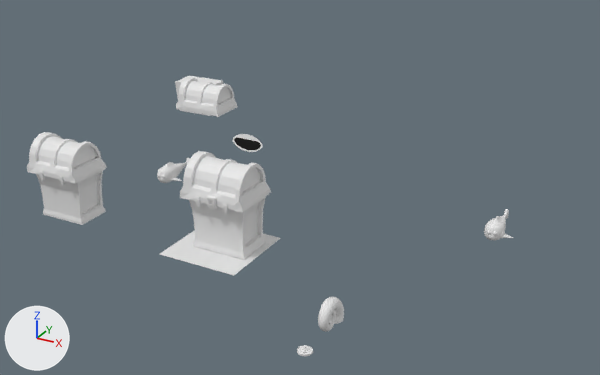
An edit to the Blender file obj_treasureBox_esandiOnara_0359.blend, drawn before and after from the same camera.
Both versions are drawn from a camera (50 mm lens) standing at (32.2, -48.5, 29.9) and looking at (-4.2, 17.8, -3.3). Lighting does not change. The marker at lower left points along +X, +Y and +Z. The first picture is the older version.

Objects in the first picture: 'Circle', 'Cube.002', 'Cube.004', 'Lid for the box', 'Lid for the box.001', 'Lid for the box.002', 'Plane.001', 'Treasure Box', 'Treasure Box.002' and 6 more.
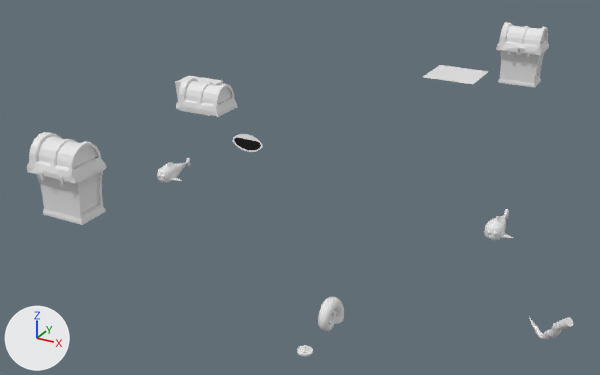
Commit message: Made a tentacle for the octupus

What differs and where, as boxes [x1, y1, x2, y2] in the pictures (600 x 375 px):
'Lid for the box', moved
    before: [180, 151, 271, 212]
    after: [496, 22, 549, 55]
'Treasure Box', moved
    before: [189, 194, 269, 260]
    after: [498, 50, 545, 88]
'Plane.001', moved
    before: [160, 230, 280, 275]
    after: [423, 65, 489, 84]
'Cylinder.004', added
    after: [529, 316, 573, 340]
'Cube.004', moved
    before: [206, 195, 218, 210]
    after: [516, 46, 523, 55]
'Cube.002', moved
    before: [195, 197, 228, 214]
    after: [507, 48, 530, 57]

The edits, one by one:
Mesh me_cylinder_008 is new.
It has 512 vertices, 482 faces and spans x -3.39..2.2, y -1.0..3.03, z -12.16..1.0.
Object 'Treasure Box' (ob_treasure_box) moves from (-0.11, -0.99, 2.32) to (7.58, 53.56, 2.32).
Object 'Lid for the box' (ob_lid_for_the_box) moves from (-0.09, -1.33, 5.28) to (7.6, 53.23, 5.28).
Object 'Cube.002' (ob_cube_002) moves from (1.15, -3.16, 4.35) to (8.85, 51.39, 4.35).
Object 'Cube.004' (ob_cube_004) moves from (0.01, -3.28, 4.47) to (7.71, 51.27, 4.47).
Object 'Plane.001' (ob_plane_001) moves from (-0.59, -1.44, -0.03) to (-0.59, 53.12, -0.03).
Object 'Cylinder.004' (ob_cylinder_004) is new; it shows me_cylinder_008.
Its location is (25.2, 0.21, 0.08).
Its rotation in degrees is (19, 44, -4.1).
Its scale is (0.307, 0.307, 0.307).
